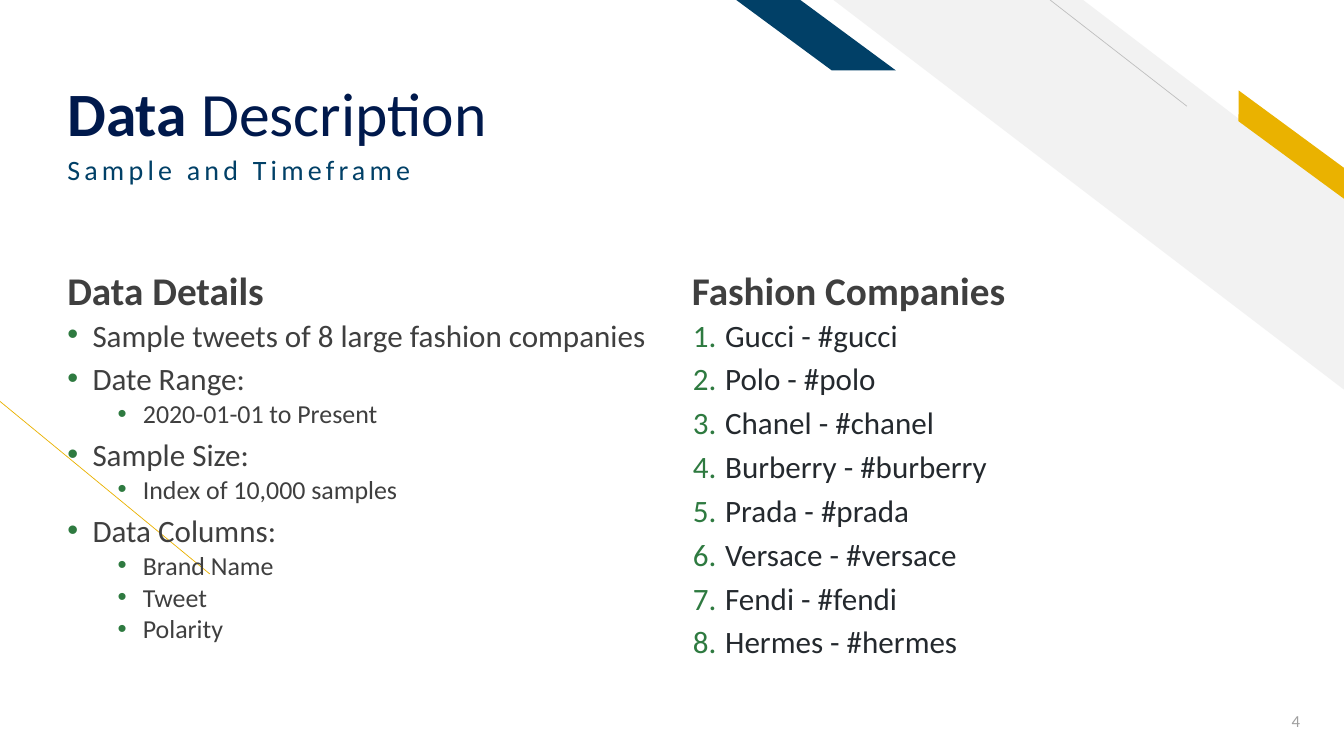
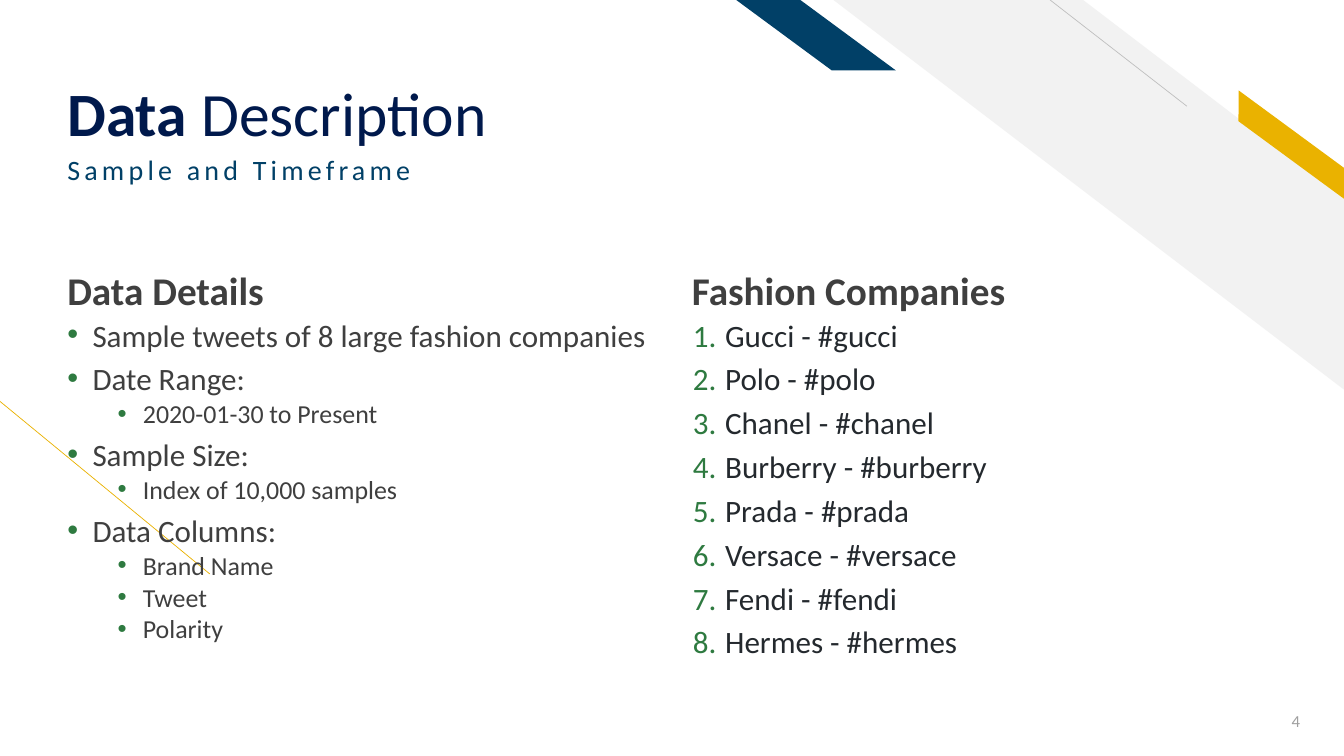
Before and after one commit to sethrpaniagua/Twitter-Sentament-Analysis, a slide deck: slide 4 of ML Group Project_Sentiment Analysis of Twitter Data (1).pptx. Drawn at 1344x756 pixels with LibreOffice and Linux fonts; fonts in the diff are those of the drawing. Boxes give left, top, right and bottom in pixels: in the first picture for what was removed or moved away, otherwise in the second. Text is boxed around its words. In the diff, an @@ line names an element or a change of style, - is before the commit and + after.

```diff
--- a/ML Group Project_Sentiment Analysis of Twitter Data (1).pptx
+++ b/ML Group Project_Sentiment Analysis of Twitter Data (1).pptx
@@ text at [143, 406, 377, 423]: text changed @@
-  • 2020-01-01 to Present
+  • 2020-01-30 to Present
```
Also in this commit, not shown: 9 other slides changed, 1 slide added.
